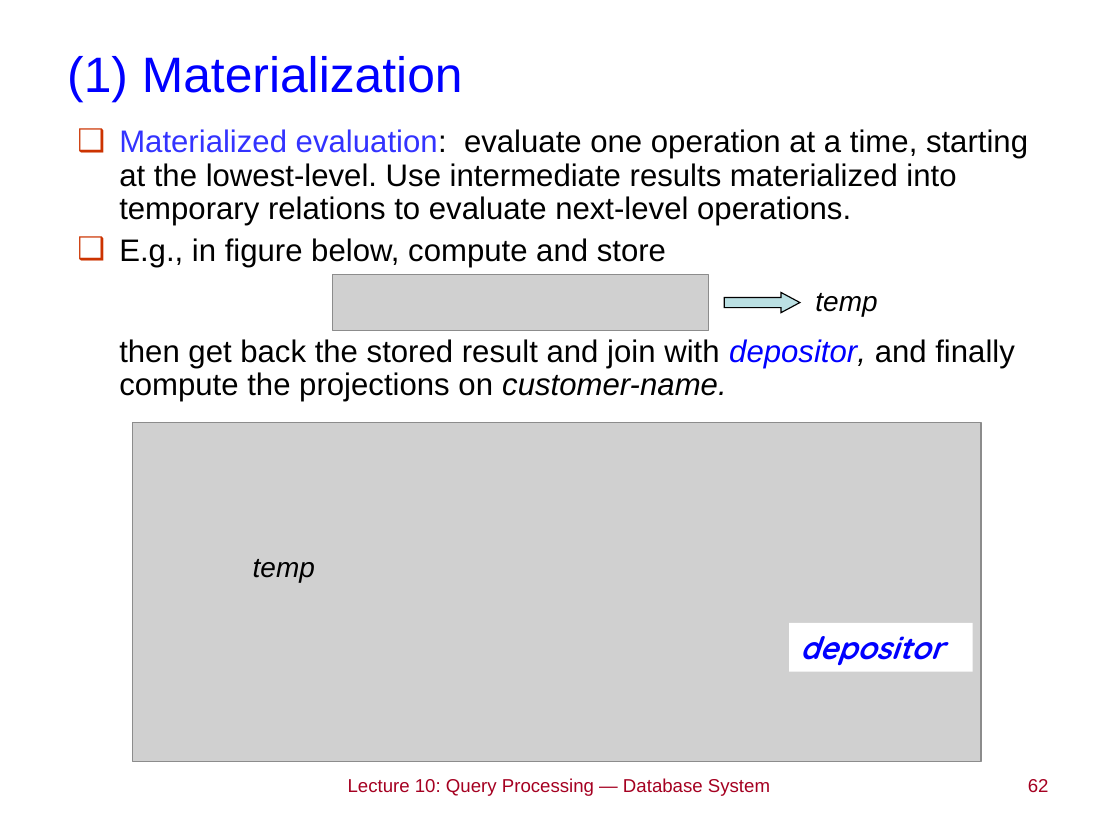
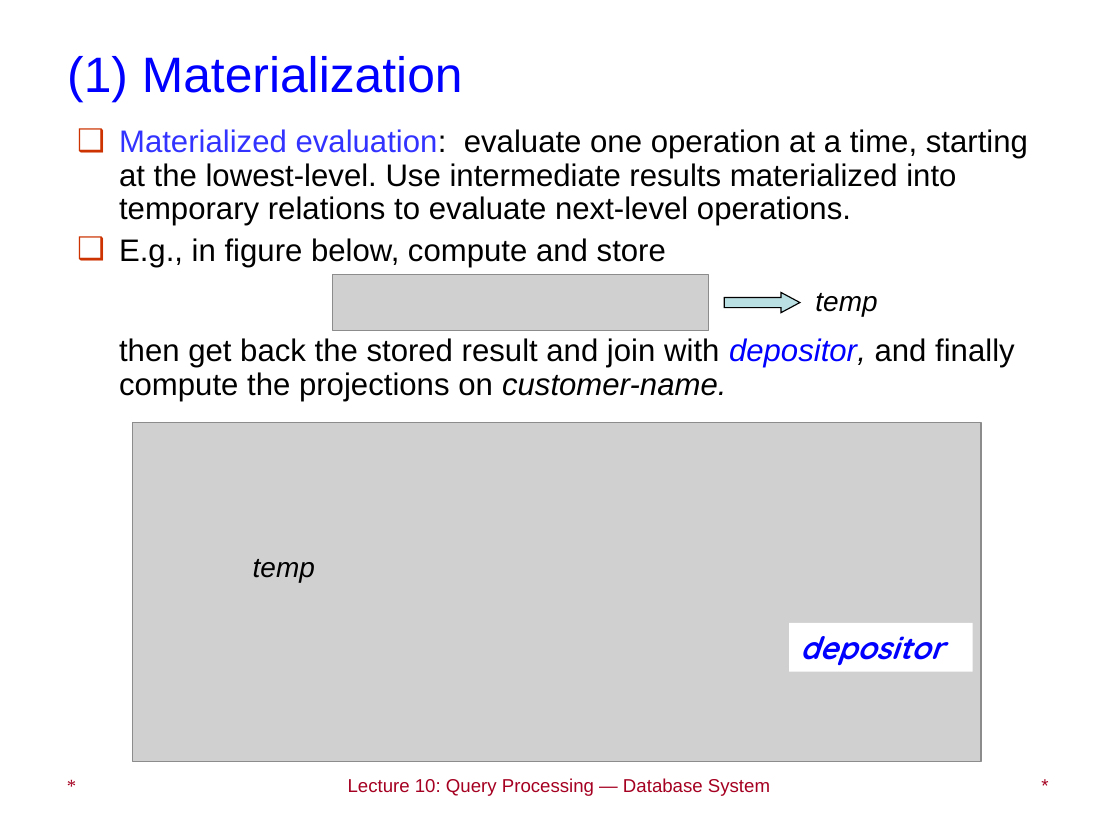
Before and after one commit to LukeLIN-web/DataBase-System-learning, a slide deck: slide 62 of PPT/Lec 10_Query Processing(1).ppt. Drawn at 1120x840 pixels with LibreOffice and Linux fonts; fonts in the diff are those of the drawing; grey boxes stand for pictures. Boxes give left, top, right and bottom in pixels: in the first picture for what was removed or moved away, otherwise in the second. Text is boxed around its words. In the diff, an @@ line names an element or a change of style, - is before the commit and + after.

```diff
--- a/PPT/Lec 10_Query Processing(1).ppt
+++ b/PPT/Lec 10_Query Processing(1).ppt
@@ text added at box(56, 768, 221, 818), 12 pt, text #A50021 @@
+*
@@ text at box(1028, 779, 1049, 793): text changed @@
-62
+*
```
Also in this commit, not shown: 65 other slides changed, 3 other files.
